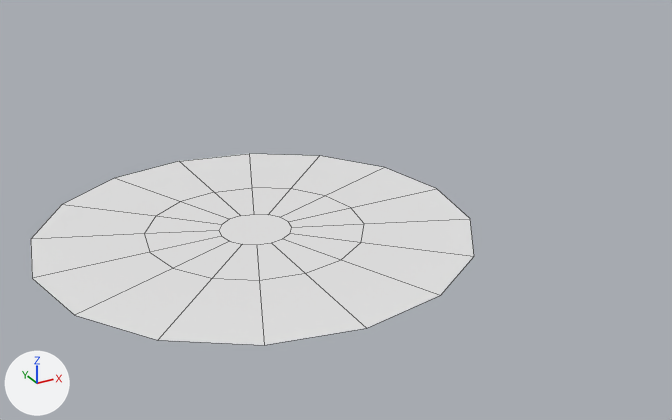
One commit to the Blender file models/underwater.blend: the scene before it, then after it.
Both versions are drawn from a 50 mm lens placed at (-9.25, -21.4, 10.73), pointed at (2.1, -0.75, 0.41). The lights are fixed; the arrows at lower left show +X, +Y and +Z. Mesh edges are drawn as thin lines. Materials are left out; every surface is plain grey.

Names of what the first picture shows: 'main'.
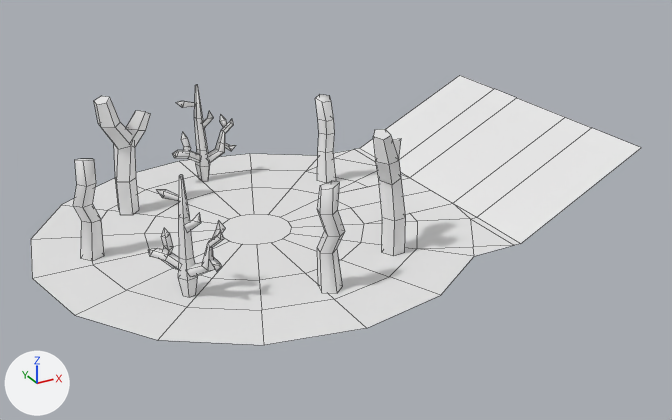
Pixel boxes [x1, y1, x2, y2] of what changed, in the pictures (672 x 420 px):
'nocol', added: after [31, 75, 641, 345]
'main', reshaped: before [31, 154, 474, 345]; after [145, 98, 565, 280]
part 1 of me_circle, cut back: before [31, 154, 474, 345]; after [338, 98, 565, 224]
part 2 of me_circle, shading changed: [146, 188, 348, 280] in both

What the commit changed:
me_circle is used by ob_main; parent ob_1; location (0.0, 0.0, 0.0).
me_circle had 48 vertices, 33 faces and spanned x -6.0..6.0, y -6.0..6.0, z 0.0.
me_circle now has 37 vertices, 19 faces and spans x -3.0..9.77, y -3.0..3.0, z 0.0..2.0.
Part 1, on me_circle:
15 vertices are removed from x -6.0..5.54, y -6.0..6.0, z 0.0.
17 faces are deleted.
1 vertex moves from x 6.0, y 0.0, z 0.0 to x 5.77, y 0.0, z 0.0.
4 vertices are added at (5.77, 1.15, 0.0), (5.77, -1.15, 0.0), (9.77, 1.15, 2.0), (9.77, -1.15, 2.0).
2 new faces join them, smooth.
1 new face joins them.
me_circle part 2: 16 kept faces spanning x -3.0..3.0, y -3.0..3.0, z 0.0 are now shaded smooth.
Mesh me_circle_001 is new.
It has 434 vertices, 352 faces and spans x -6.0..9.8, y -6.0..6.0, z 0.0..3.3.
Object 'nocol' (ob_nocol) is new; it shows me_circle_001.
Its parent is ob_1.
Its location is (0.0, 0.0, 0.0).
